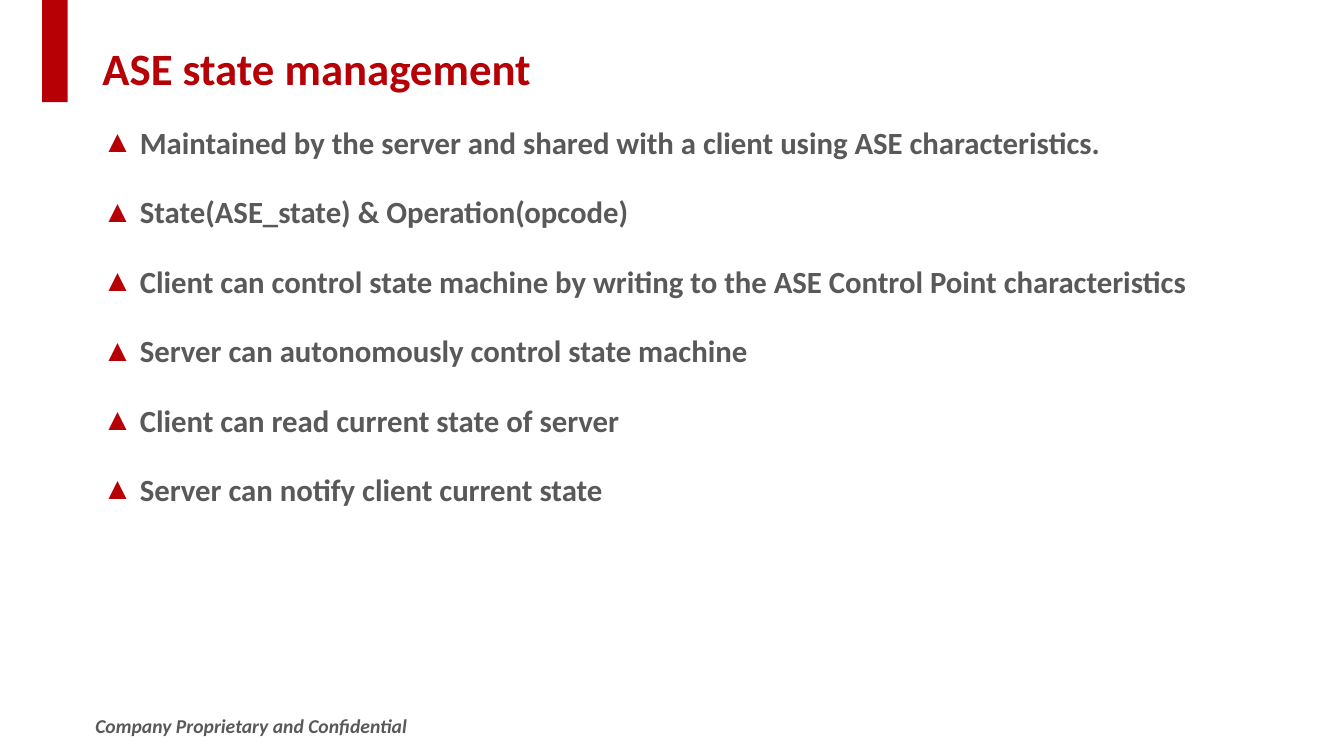
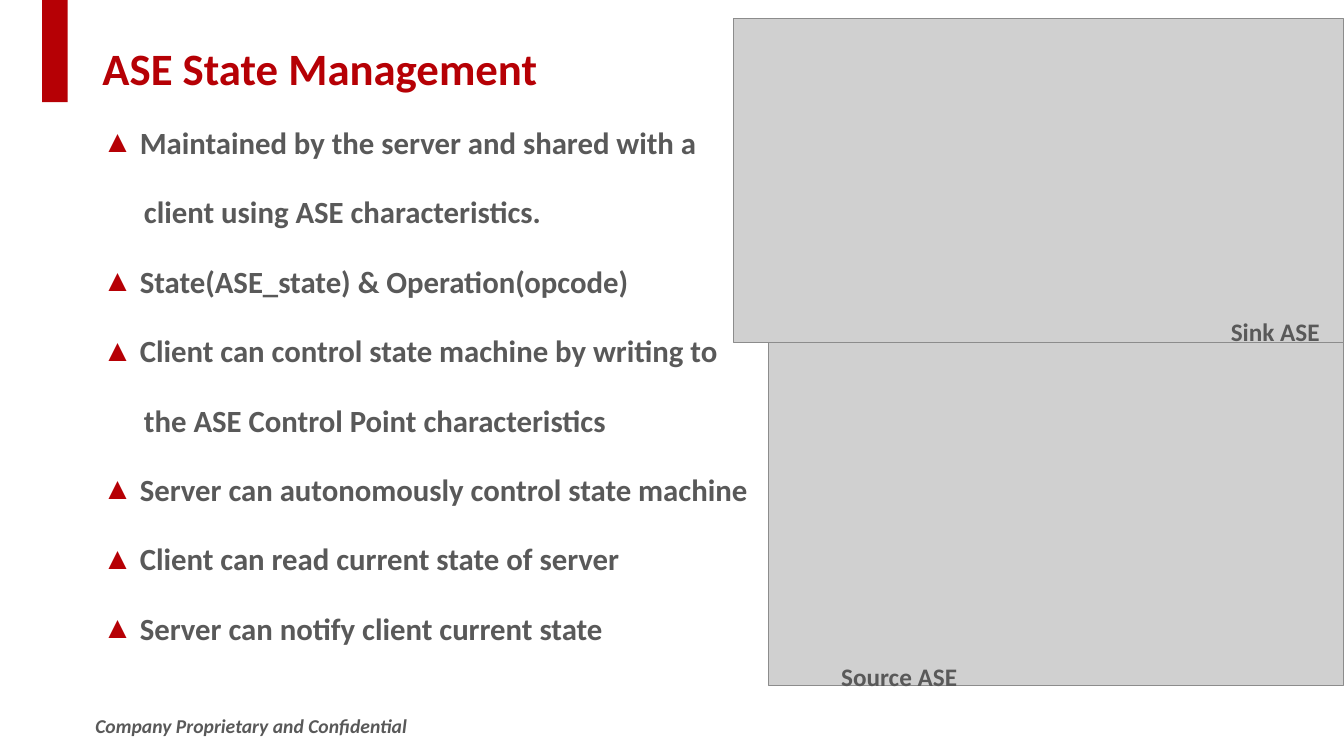
Before and after one commit to SWJTUjch/obsidian, a slide deck: slide 6 of Bluetooth/LE Audio/ASCS/LE_Audio_ASCS_sharing.pptx. Drawn at 1344x756 pixels with LibreOffice and Linux fonts; fonts in the diff are those of the drawing; grey boxes stand for pictures; background and template pictures are left out. Boxes give left, top, right and bottom in pixels: in the first picture for what was removed or moved away, otherwise in the second. Text is boxed around its words. In the diff, an @@ line names an element or a change of style, - is before the commit and + after.

```diff
--- a/Bluetooth/LE Audio/ASCS/LE_Audio_ASCS_sharing.pptx
+++ b/Bluetooth/LE Audio/ASCS/LE_Audio_ASCS_sharing.pptx
@@ picture added at box(734, 19, 1344, 343) @@
@@ title at box(102, 55, 537, 93): text changed @@
-ASE state management
+ASE State Management
@@ text at box(140, 132, 696, 228): text changed @@
-▲ Maintained by the server and shared with a client using ASE characteristics.
+▲ Maintained by the server and shared with a
+client using ASE characteristics.
@@ text added at box(1231, 323, 1319, 343), 18 pt, text #595959, bold @@
+Sink ASE
@@ text at box(140, 340, 717, 432): text changed @@
-▲ Client can control state machine by writing to the ASE Control Point characteristics
+▲ Client can control state machine by writing to
+the ASE Control Point characteristics
@@ picture added at box(769, 343, 1344, 686) @@
@@ text added at box(841, 669, 957, 692), 18 pt, text #595959, bold @@
+Source ASE
```
Also in this commit, not shown: 6 other slides changed.
